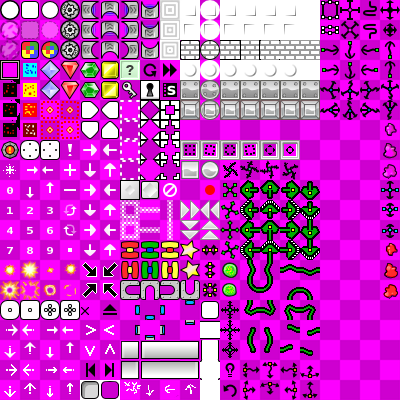
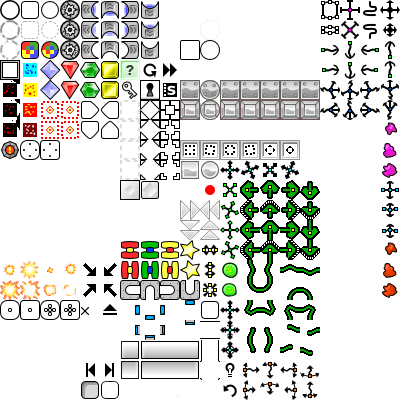
Two versions of the same layered image (400x400). Layer-by-layer changes:
hid "luminosity", painted on it over [160, 0, 320, 77]
painted on "sprites" over [220, 122, 399, 359]
hid "Capa nueva" over [0, 0, 400, 400]
